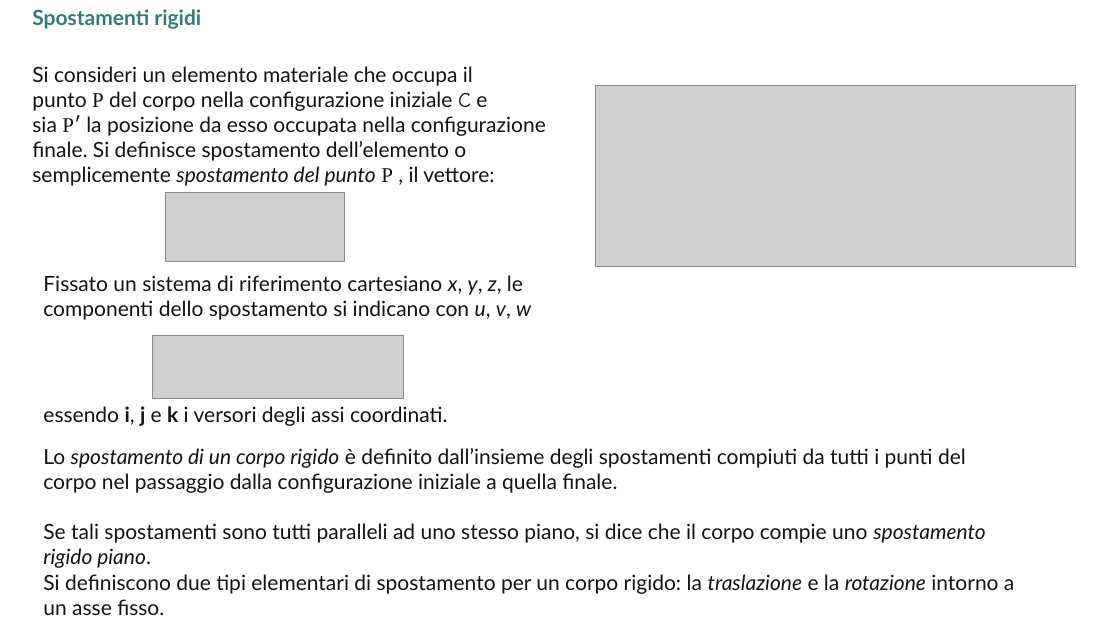
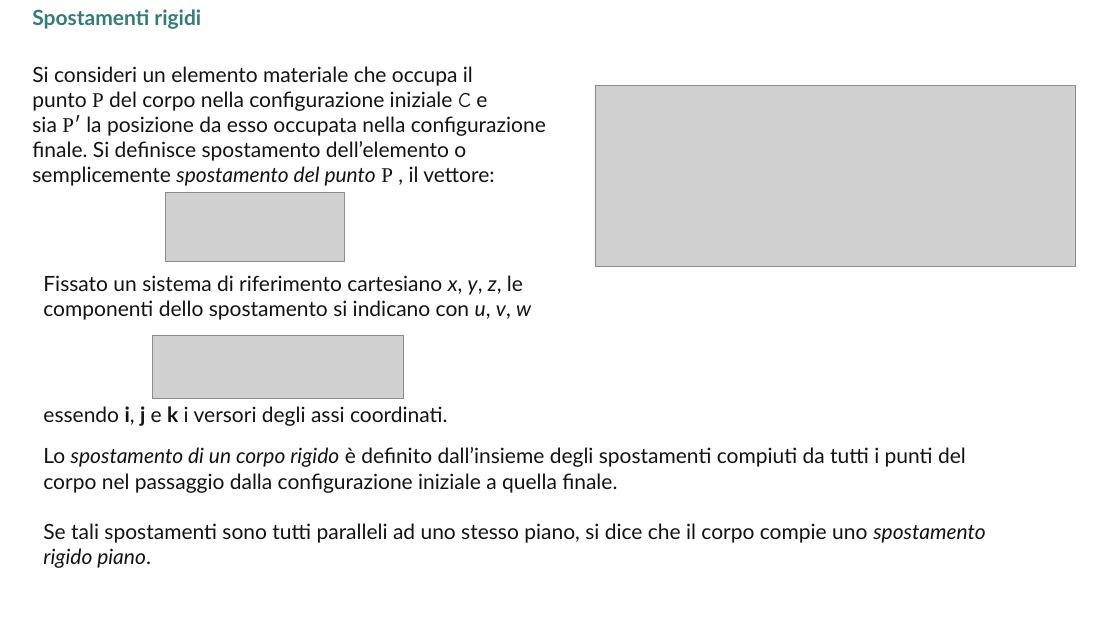
Before and after one commit to giuseppetomassetti/SdC, a slide deck: slide 2 of lezioni/2.0 cinematica.pptx. Drawn at 1120x630 pixels with LibreOffice and Linux fonts; fonts in the diff are those of the drawing; grey boxes stand for pictures. Boxes give left, top, right and bottom in pixels: in the first picture for what was removed or moved away, otherwise in the second. Text is boxed around its words. In the diff, an @@ line names an element or a change of style, - is before the commit and + after.

```diff
--- a/lezioni/2.0 cinematica.pptx
+++ b/lezioni/2.0 cinematica.pptx
@@ text at box(43, 574, 1014, 615): paragraph removed @@
-Si definiscono due tipi elementari di spostamento per un corpo rigido: la traslazione e la rotazione intorno a un asse fisso.
```
Also in this commit, not shown: 5 other slides changed, 1 other file.
